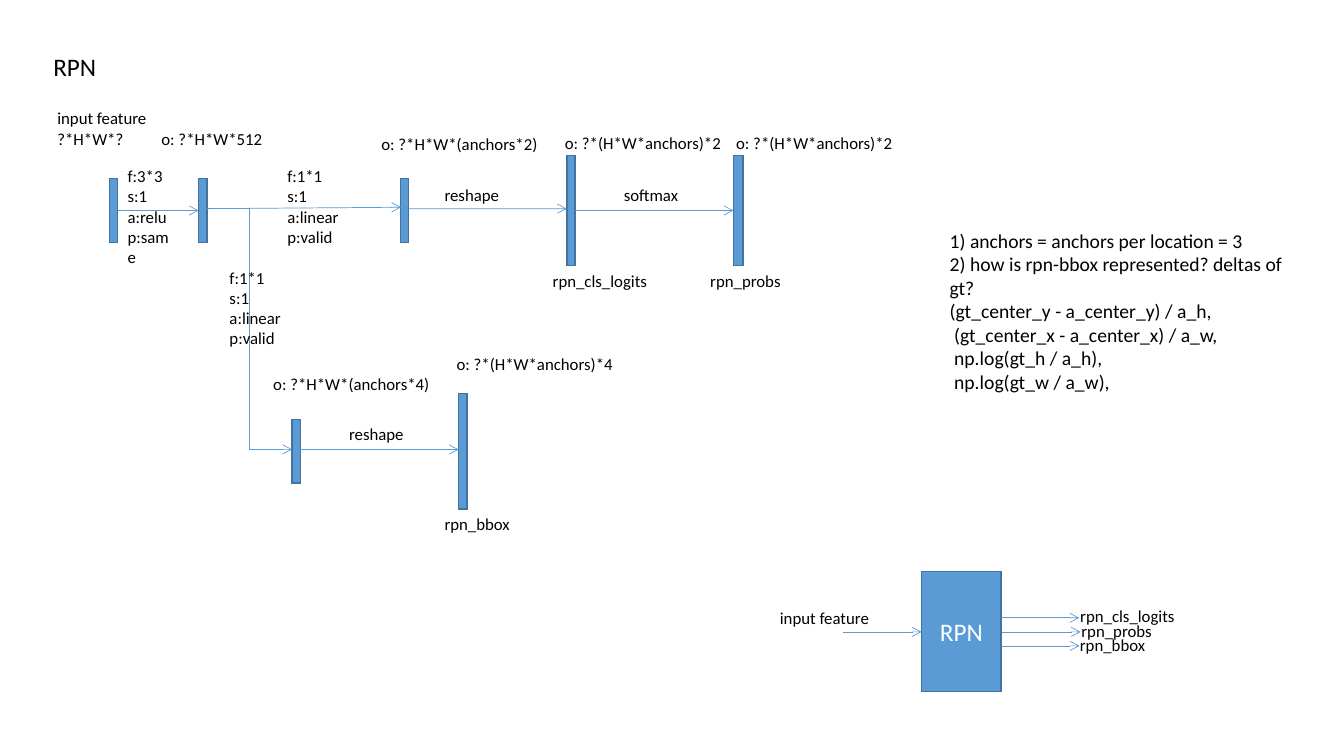
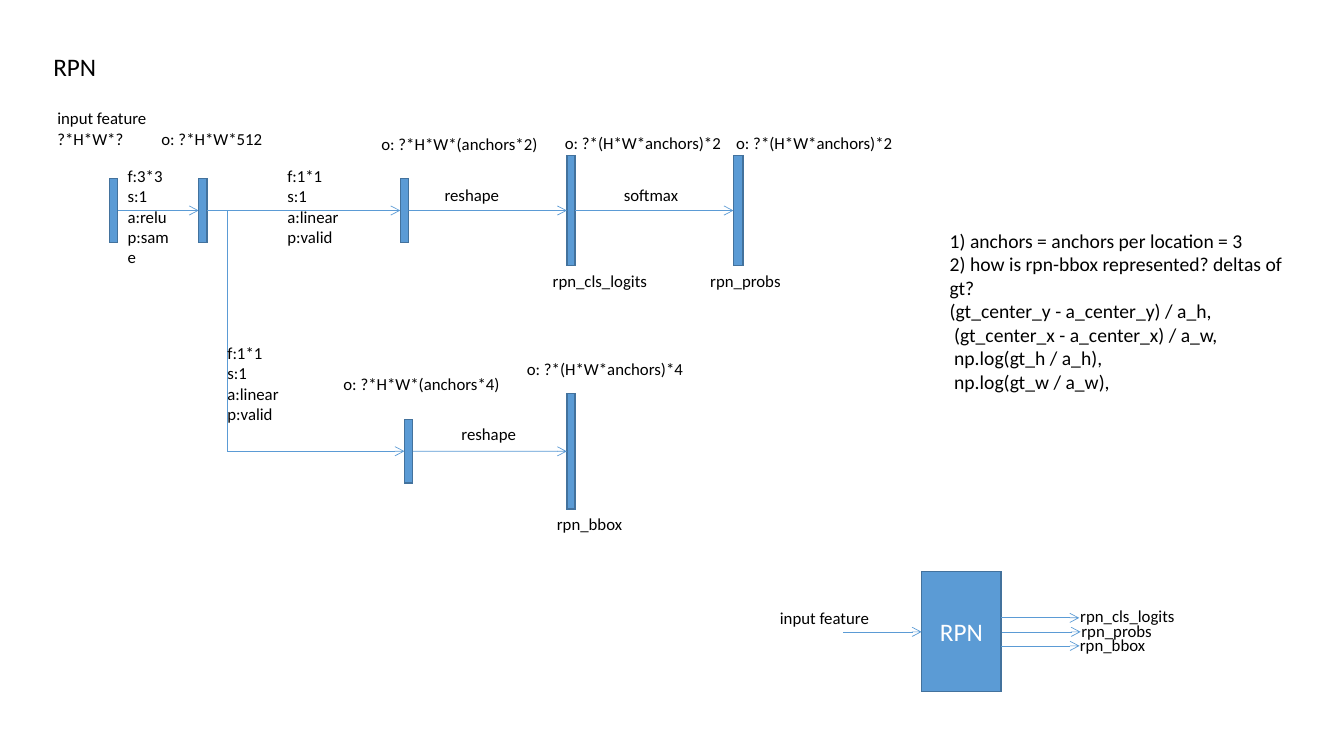
Before and after one commit to naurril/naurril.github.com, a slide deck: slide 3 of assets/MASK RCNN.pptx. Drawn at 1344x756 pixels with LibreOffice and Linux fonts; fonts in the diff are those of the drawing. Boxes give left, top, right and bottom in pixels: in the first picture for what was removed or moved away, otherwise in the second. Text is boxed around its words. In the diff, an @@ line names an element or a change of style, - is before the commit and + after.

```diff
--- a/assets/MASK RCNN.pptx
+++ b/assets/MASK RCNN.pptx
@@ arrow moved from (207, 209) - (401, 208) to (207, 211) - (400, 211) @@
@@ elbow arrow moved from (207, 209) - (292, 450) to (207, 211) - (404, 452) @@
@@ text "f:1*1": place and size @@
-text "f:1*1" at box(229, 270, 280, 349)
+text "f:1*1" at box(227, 346, 278, 424)
@@ text "o: ?*H*W*(anchors*4)": place and size @@
-text "o: ?*H*W*(anchors*4)" at box(273, 378, 429, 392)
+text "o: ?*H*W*(anchors*4)" at box(343, 378, 500, 392)
@@ text "o: ?*(H*W*anchors)*4": place and size @@
-text "o: ?*(H*W*anchors)*4" at box(457, 358, 613, 372)
+text "o: ?*(H*W*anchors)*4" at box(527, 363, 683, 377)
@@ 2 rectangles, 1 text: place and size @@
-2 rectangles, 1 text at box(292, 394, 510, 533)
+2 rectangles, 1 text at box(404, 394, 622, 533)
@@ text "reshape": place and size @@
-text "reshape" at box(349, 428, 403, 443)
+text "reshape" at box(461, 428, 515, 443)
@@ arrow moved from (300, 450) - (459, 450) to (413, 452) - (567, 452) @@
```
Also in this commit, not shown: 1 other slide changed, 2 other files.
